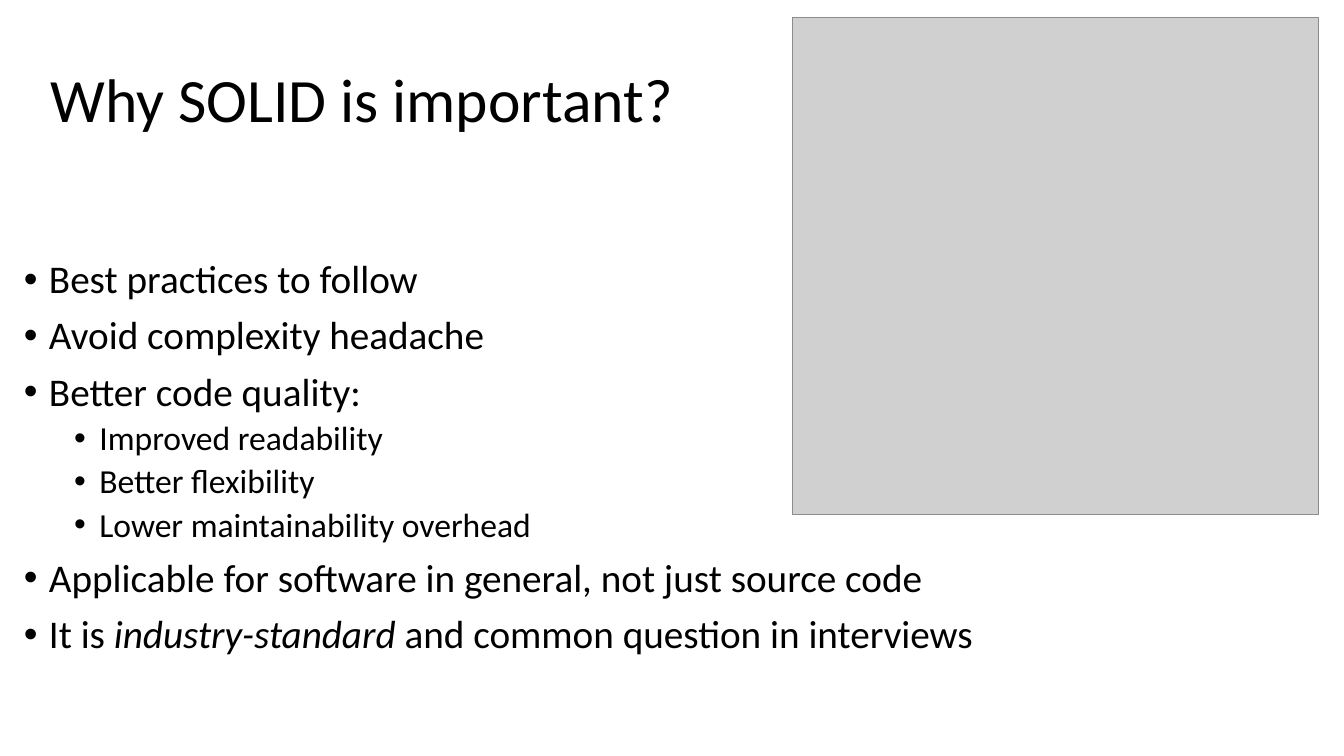
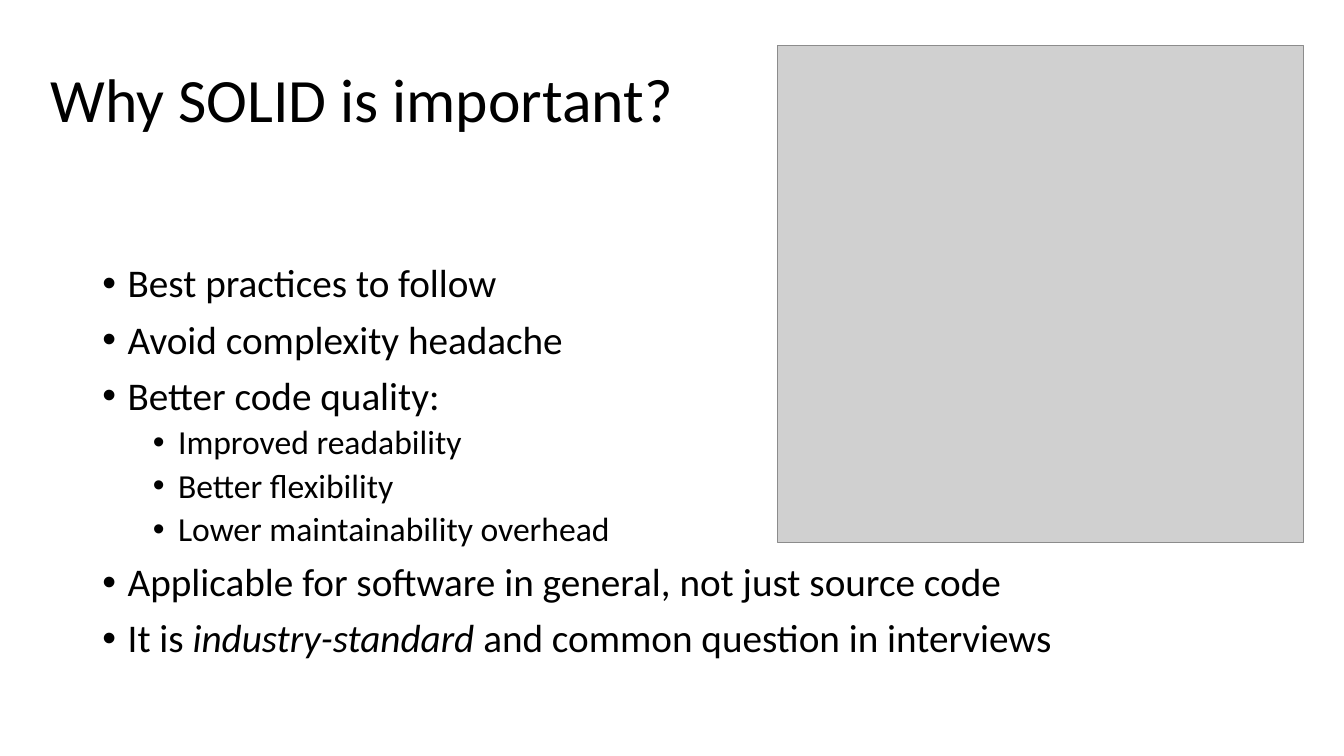
Before and after one commit to DonatasKukta/SOLID, a slide deck: slide 4 of SOLID.pptx. Drawn at 1344x756 pixels with LibreOffice and Linux fonts; fonts in the diff are those of the drawing; grey boxes stand for pictures. Boxes give left, top, right and bottom in pixels: in the first picture for what was removed or moved away, otherwise in the second. Text is boxed around its words. In the diff, an @@ line names an element or a change of style, - is before the commit and + after.

```diff
--- a/SOLID.pptx
+++ b/SOLID.pptx
@@ picture: place and size @@
-picture at [793, 17, 1320, 514]
+picture at [777, 45, 1304, 542]
@@ text "Best practices to follow": place and size @@
-text "Best practices to follow" at [49, 265, 973, 655]
+text "Best practices to follow" at [128, 269, 1051, 659]
```
Also in this commit, not shown: 3 other slides changed, 4 slides added, 1 other file.
